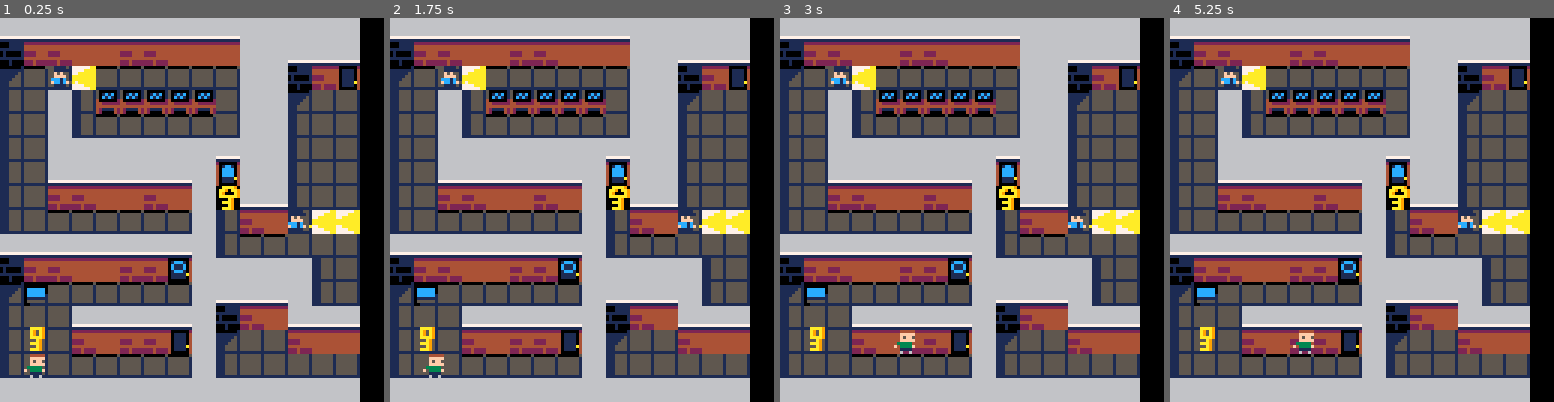
Above: before the commit, frames 1-4 (left to right).
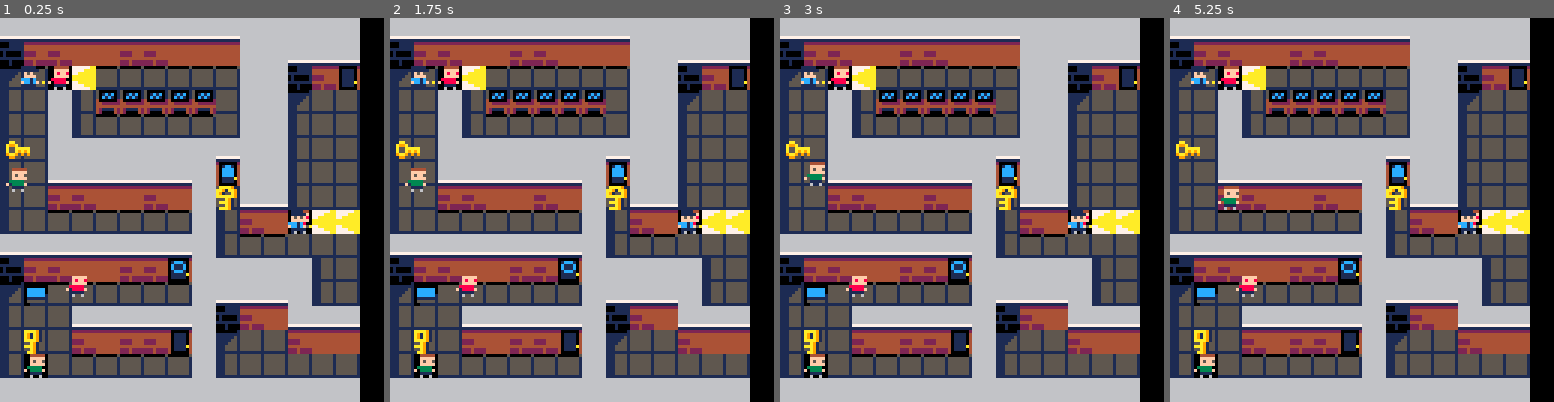
Above: after the commit, the same moments.

Repository: HuskyGameDev/2020f-team7
Game: PICO-8 cartridge shoebox.p8
Same seed, same stepped clock (60 frames per second), same inputs: the game is played once before the commit and once after it.
Inputs:
- Up to frame 1 (0.25 s): no input
- Up to frame 2 (1.75 s): tap X (X key) at 0.33, 1.07 s; tap O (Z key) at 0.7, 1.7 s; hold Right from 1.6 s (still down)
- Up to frame 3 (3 s): tap X (X key) at 1.85, 2.97 s; release Right at 2.1 s; tap O (Z key) at 2.1, 2.5, 2.9 s; hold Up 2.15-2.42 s; hold Right from 2.47 s (still down)
- Up to frame 4 (5.25 s): release Right at 3.03 s; hold Left 3.08-3.58 s; tap O (Z key) every 0.4 s from 3.3 to 4.9 s; hold Down 3.63-3.97 s; hold Right 4.02-4.68 s; tap X (X key) at 4.08, 5.2 s; hold Up 4.73-5.03 s; hold Left from 5.08 s (still down)

The runs differ from the first frame. In frame 1, 2.0% of the frame differs, in the area x 1-82%, y 12-94%; in frame 2, 2.2%; in frame 3, 2.4%; in frame 4, 2.5%.

Commit message:
updated entity collision to match map collision

Diff:
--- a/shoebox.p8
+++ b/shoebox.p8
@@ -28,20 +28,20 @@
     if ent.movement.right then ent.pos.x += ent.movement.spd end
     if ent.movement.up then ent.pos.y -= ent.movement.spd end
     if ent.movement.down then ent.pos.y += ent.movement.spd end
+
+    for oth in all(entities) do
+     if oth ~= ent and oth.pos ~= nil then
+      --interaction between entities
+      if touching(ent, oth) and ent.movement.interact then
+       oth.pos.bind = ent
+      end
+     end
+    end
+
     --collision with solid map tiles
     if not canmove(ent, ent.pos.x, oldy) then ent.pos.x = oldx end
     if not canmove(ent, oldx, ent.pos.y) then ent.pos.y = oldy end
 
-    for oth in all(entities) do
-     if oth ~= ent and ent.pos ~= nil then
-      --collision with entities
-      if touching(ent, oth) then
-       ent.pos.x = oldx
-       ent.pos.y = oldy
-       if ent.movement.interact then oth.pos.bind = ent end
-      end
-     end
-    end
    elseif ent.pos.bind ~= nil then
     ent.pos.x = ent.pos.bind.pos.x
     ent.pos.y = ent.pos.bind.pos.y-9
@@ -72,36 +72,36 @@
  _upd = gameupd
  _drw = drawgame
  player1 = newentity(
-  newpos(16, 112, 8, 8),
+  newpos(10, 50, 8, 8),
   newsprite(1),
   newmovement(false, false, false, false, 1),
   newPcontrol(0)
- )
- player2 = newentity(
-  newpos(168, 112, 8, 8),
-  newsprite(16),
-  newmovement(false, false, false, false, 1),
-  newPcontrol(1)
- )
- key1 = newentity(
-  newpos(16,103,8,8),
-  newsprite(74),
-  nil,
-  nil
- )
- guard1 = newentity(
-  newpos(26,16,8,8),
-  newsprite(17),
-  newmovement(true, false, false, false, 1),
-  newMOBcontrol({"left"})
- )
-
- guard2 = newentity(
-  newpos(104,64,8,8),
-  newsprite(17),
-  nil,
-  nil
- )
+)
+player2 = newentity(
+ newpos(30, 85, 8, 8),
+ newsprite(16),
+ newmovement(false, false, false, false, 1),
+ newPcontrol(1)
+)
+key1 = newentity(
+ newpos(10,40,8,8),
+ newsprite(70),
+ nil,
+ nil
+)
+guard1 = newentity(
+ newpos(16,16,8,8),
+ newsprite(17),
+ newmovement(true, false, false, false, 1),
+ newMOBcontrol({"left"})
+)
+
+guard2 = newentity(
+ newpos(104,64,8,8),
+ newsprite(17),
+ nil,
+ nil
+)
 end
 
 function _update()
@@ -268,13 +268,21 @@
 
 -->8
 --collision
---determines if two entities are touching
-function touching(ent1, ent2)
- return ent1.pos.x+ent1.pos.w > ent2.pos.x and
- ent1.pos.x < ent2.pos.x+ent2.pos.w and
- ent1.pos.y+ent1.pos.h > ent2.pos.y and
- ent1.pos.y < ent2.pos.y+ent2.pos.h
-end
+--determines if given coordinates are occupied by an entity
+function occupied(x, y, ent)
+ return x > ent.pos.x and
+ x < ent.pos.x+ent.pos.w and
+ y > ent.pos.y and
+ y < ent.pos.y+ent.pos.h
+end
+--determines
+function touching(ent, oth)
+ return occupied(ent.pos.x, ent.pos.y, oth) or
+ occupied(ent.pos.x+ent.pos.w-1, ent.pos.y, oth) or
+ occupied(ent.pos.x, ent.pos.y+ent.pos.h-1, oth) or
+ occupied(ent.pos.x+ent.pos.w-1, ent.pos.y+ent.pos.h-1, oth)
+end
+
 --determines if a specific point on the map is solid
 function solid(x, y)
  return fget(mget(x/8, y/8), 1)
@@ -285,6 +293,16 @@
  if solid(x+ent.pos.w-1, y) then return false end
  if solid(x, y+ent.pos.h-1) then return false end
  if solid(x+ent.pos.w-1, y+ent.pos.h-1) then return false end
+ --collision with other entities
+ for oth in all(entities) do
+  if oth ~= ent then
+   if occupied(x, y, oth) then return false end
+   if occupied(x+ent.pos.w-1, y, oth) then return false end
+   if occupied(x, y+ent.pos.h-1, oth) then return false end
+   if occupied(x+ent.pos.w-1, y+ent.pos.h-1, oth) then return false end
+  end
+ end
+
  return true
 end
 __gfx__
@@ -320,14 +338,14 @@
 00000000000000000000000000000000000000000000000000000000000000000000000000000000000000000000000000000000000000000000000000000000
 00000000000000000000000000000000000000000000000000000000000000000000000000000000000000000000000000000000000000000000000000000000
 00000000000000000000000000000000000000000000000000000000000000000000000000000000000000000000000000000000000000000000000000000000
-7666666776660007000000000000000000000000009aaa000000000000000000000000000000000000aaaa90000a900000aaa900000aa90000aaaa9000000000
-766666677666000700000000000000000000000009a009a00aa0000000000000000000000000000000a90a9000a9a9000a900a9000aaaa900aa90aa900000000
-766666677666000700000000000000000000000009a009a0a99a0000000000000cccccc00000000000a90a900a900a900a900a9000aaaa900a9000a900000000
-7666666776660007000000000000000000000000009aaa00a00aaaaa000000000cccccc00000000000aaaa9000a9a90000aaa90000aaaa900aaaaaa900000000
-76666a67766a00070000000000000000000000000009a000a00a9a9a000000000cccccc1000000000000a900000a9000000a90000000a9000000a90000000000
-7666666776660007000000000000000000000000009aa0009aa9090900000000011111110000000000aaa90000aa900000aa9000000aa90000aaa90000000000
-76666667766600070000000000000000000000000009a000099000000000000005555551000000000000a900000a9000000a90000000a9000000a90000000000
-7666666776660007000000000000000000000000009aa0000000000000000000001111110000000000aaa90000aa900000aa9000000aa90000aaa90000000000
+7666666776660007000000000000000000000000009aaa0000000000000000000000000000000000aaaa915155a915515aaa91515aa915515aaaa91100000000
+766666677666000700000000000000000000000009a009a00aa00000000000000000000000000000a91a91515a9a9151a915a911aaaa9151aa91aa9100000000
+766666677666000700000000000000000000000009a009a0a99a0000000000000cccccc000000000a91a9151a915a911a915a911aaaa9151a9155a9100000000
+7666666776660007000000000000000000000000009aaa00a00aaaaa000000000cccccc000000000aaaa91515a9a91515aaa9151aaaa9151aaaaaa9100000000
+76666a67766a00070000000000000000000000000009a000a00a9a9a000000000cccccc10000000055a9155155a9155155a9155155a91551555a915100000000
+7666666776660007000000000000000000000000009aa0009aa90909000000000111111100000000aaa915515aa915515aa915515aa915515aaa915100000000
+76666667766600070000000000000000000000000009a0000990000000000000055555510000000055a9155155a9155155a9155155a91551555a915100000000
+7666666776660007000000000000000000000000009aa000000000000000000000111111000000001aa911111aa911111aa911111aa911111aaa911100000000
 00000000000000000000000000000000000000000000000000000000000000000000000000000000200000020000000200000002200000020000000000000000
 0000000000000000000000000000000000000000000000000000000000000000000000000000000040cccc04011c110401ccc104401cc10401cccc1000000000
 0000000000000000000000000000000000000000000000000000000000000000000000000000000040c11c0401c1c1040c111c0440cccc040cc11cc000000000
@@ -398,17 +416,17 @@
 __map__
 7665656565656565656565767676767676000076656565656565656565657676767676760000000000000000000000000000000000000000000000000000000000000000000000000000000000000000000000000000000000000000000000000000000000000000000000000000000000000000000000000000000000000000
 7668676766666767666666767665656576000076686767666667676666667676656565760000000000000000000000000000000000000000000000000000000000000000000000000000000000000000000000000000000000000000000000000000000000000000000000000000000000000000000000000000000000000000
-7663746484747474747474767668677a7600007663811074747474818110767668677a760000000000000000000000000000000000000000000000000000000000000000000000000000000000000000000000000000000000000000000000000000000000000000000000000000000000000000000000000000000000000000
+7663741084747474747474767668677a7600007663811074747474818110767668677a760000000000000000000000000000000000000000000000000000000000000000000000000000000000000000000000000000000000000000000000000000000000000000000000000000000000000000000000000000000000000000
 7673757673727272727275767663757576000076737576737272727272757676637575760000000000000000000000000000000000000000000000000000000000000000000000000000000000000000000000000000000000000000000000000000000000000000000000000000000000000000000000000000000000000000
 76736476737474747474757676737575760000767364761084847474744d7676737575760000000000000000000000000000000000000000000000000000000000000000000000000000000000000000000000000000000000000000000000000000000000000000000000000000000000000000000000000000000000000000
 7673647676767676767665767673757576000076736476767676767676657676737575760000000000000000000000000000000000000000000000000000000000000000000000000000000000000000000000000000000000000000000000000000000000000000000000000000000000000000000000000000000000000000
 767364656565656565765d7676737575760000767364656565656565765e7676737575760000000000000000000000000000000000000000000000000000000000000000000000000000000000000000000000000000000000000000000000000000000000000000000000000000000000000000000000000000000000000000
 767364676766666766764e656573757576000076736467676666676676636565737575760000000000000000000000000000000000000000000000000000000000000000000000000000000000000000000000000000000000000000000000000000000000000000000000000000000000000000000000000000000000000000
-76737574747474747476736766738484760000764c7574811074747476736766106475760000000000000000000000000000000000000000000000000000000000000000000000000000000000000000000000000000000000000000000000000000000000000000000000000000000000000000000000000000000000000000
+76737574747474747476736766108484760000764c7574811074747476736766106475760000000000000000000000000000000000000000000000000000000000000000000000000000000000000000000000000000000000000000000000000000000000000000000000000000000000000000000000000000000000000000
 7665656565656565657673747475757576000076656565656565656576737474826475760000000000000000000000000000000000000000000000000000000000000000000000000000000000000000000000000000000000000000000000000000000000000000000000000000000000000000000000000000000000000000
 76686767666667675c7676767676737576000076686767666667675b76767676767375760000000000000000000000000000000000000000000000000000000000000000000000000000000000000000000000000000000000000000000000000000000000000000000000000000000000000000000000000000000000000000
 7663487474747474747665656576737576000076637474747474747476656565767375760000000000000000000000000000000000000000000000000000000000000000000000000000000000000000000000000000000000000000000000000000000000000000000000000000000000000000000000000000000000000000
 7673756465656565657668676665656576000076737564656565656576686766656565760000000000000000000000000000000000000000000000000000000000000000000000000000000000000000000000000000000000000000000000000000000000000000000000000000000000000000000000000000000000000000
-76736464676667677a7663757567666676000076737564676667675a76637575676666760000000000000000000000000000000000000000000000000000000000000000000000000000000000000000000000000000000000000000000000000000000000000000000000000000000000000000000000000000000000000000
-7673646474747474747673757575757576000076730164748110744b76737575757575760000000000000000000000000000000000000000000000000000000000000000000000000000000000000000000000000000000000000000000000000000000000000000000000000000000000000000000000000000000000000000
+76734a64676667677a7663757567666676000076737564676667675a76637575676666760000000000000000000000000000000000000000000000000000000000000000000000000000000000000000000000000000000000000000000000000000000000000000000000000000000000000000000000000000000000000000
+7673016474747474747673757575757576000076730164748110744b76737575757575760000000000000000000000000000000000000000000000000000000000000000000000000000000000000000000000000000000000000000000000000000000000000000000000000000000000000000000000000000000000000000
 7676767676767676767676767676767676000076767676767676767676767676767676760000000000000000000000000000000000000000000000000000000000000000000000000000000000000000000000000000000000000000000000000000000000000000000000000000000000000000000000000000000000000000
